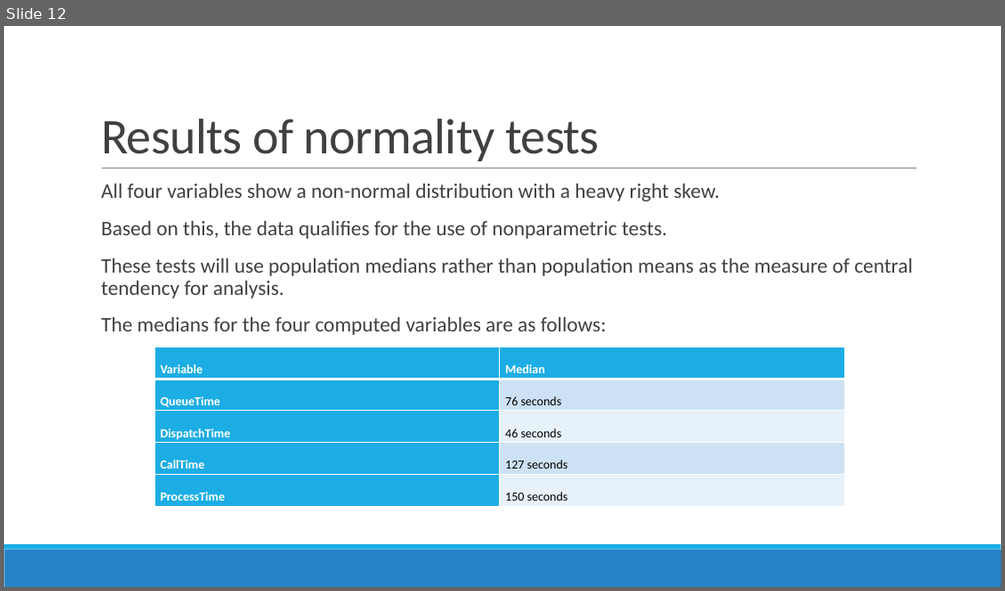
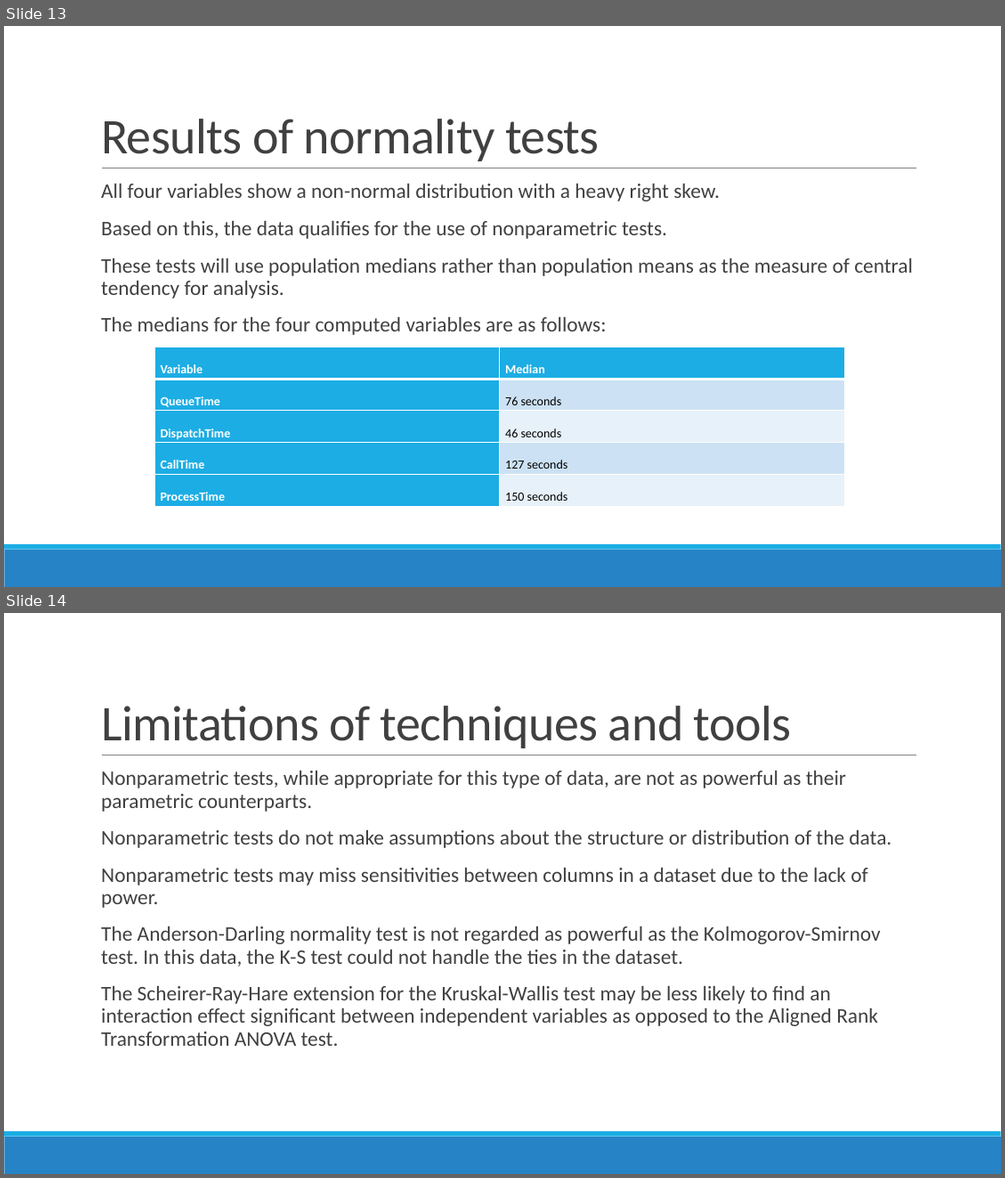
Before and after one commit to trdunsworth/WGU_Capstone, a slide deck: Dunsworth_Presentation.pptx. Shown one above the other, each under a label of ours: slide 12 before the commit, slides 13 and 14 after it. The pictures are 1005x591 and 1005x1178 pixels, drawn with LibreOffice and Linux fonts; fonts in the diff are those of the drawing. Boxes give left, top, right and bottom in pixels: in the first picture for what was removed or moved away, otherwise in the second. Text is boxed around its words. In the diff, an @@ line names an element or a change of style, - is before the commit and + after.

Commit message:
PowerPoint presentation

```diff
--- a/Dunsworth_Presentation.pptx
+++ b/Dunsworth_Presentation.pptx
@@ slide 14 added at [4,613,1001,1174], background #FFFFFF; not listed: 3 template elements that a slide beside it also shows @@
@@ title added at [101,706,792,748], 48 pt, text #404040 @@
+Limitations of techniques and tools
@@ text added at [101,771,891,1046], 20 pt, text #404040 @@
+  Nonparametric tests, while appropriate for this type of data, are not as powerful as their parametric counterparts.
+  Nonparametric tests do not make assumptions about the structure or distribution of the data.
+  Nonparametric tests may miss sensitivities between columns in a dataset due to the lack of power.
+  The Anderson-Darling normality test is not regarded as powerful as the Kolmogorov-Smirnov test. In this data, the K-S test could not handle the ties in the dataset.
+  The Scheirer-Ray-Hare extension for the Kruskal-Wallis test may be less likely to find an interaction effect significant between independent variables as opposed to the Aligned Rank Transformation ANOVA test.
@@ what was slide 12 is now slide 13 @@
```
Also in this commit, not shown: 1 slide changed, 8 other slides added, 4 other files.
